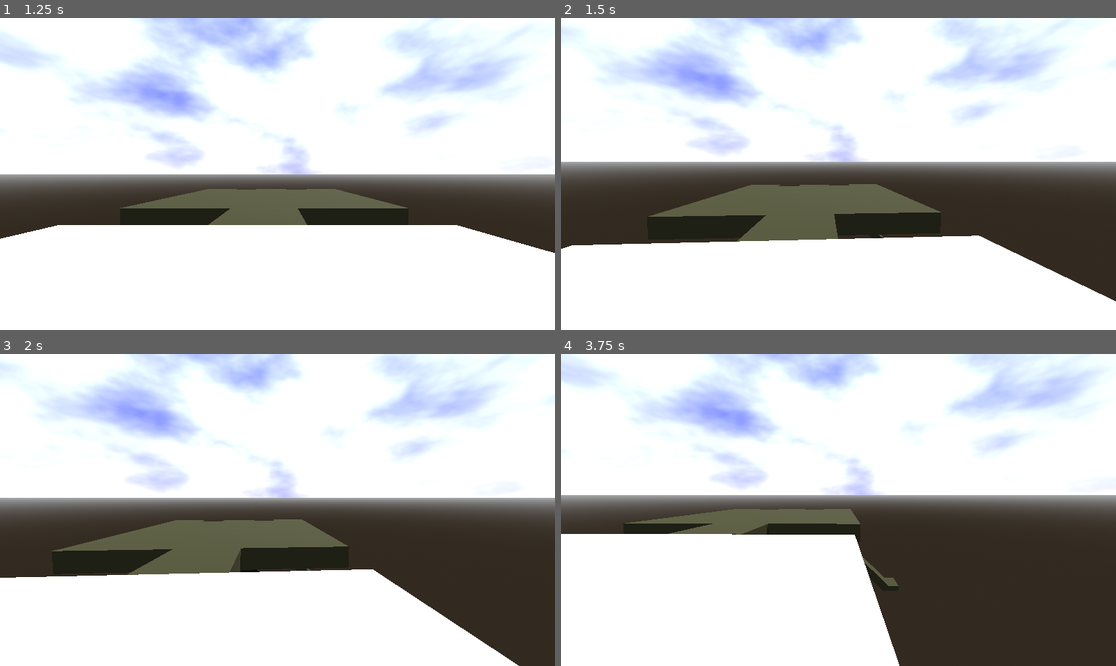
Above: before the commit, frames 1-4 (two rows, left to right).
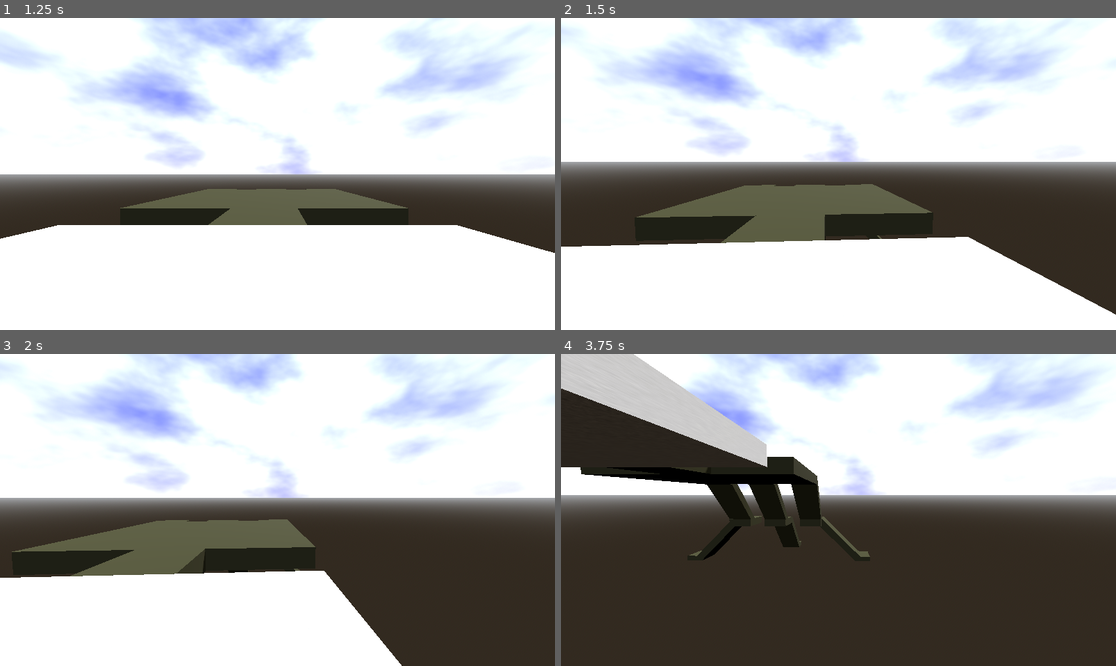
Above: after the commit, the same moments.

Repository: fayotic/the-eye-game-jam
Game: Godot game, scene res://scenes/title.tscn
Two runs of this game, one before a commit and one after it. Both use one fixed random seed, a clock stepped at 60 frames per second and the inputs below.
Inputs (mouse positions are in pixels of both pictures, inside the frame that each line leads up to):
- Up to frame 1 (1.25 s): click "Play" at 0.5 s
- Up to frame 2 (1.5 s): tap Enter (ui_accept) at 1.25 s; move the mouse to (866, 174) at 1.27 s; hold D (move_right) from 1.28 s (still down); tap W (move_front) at 1.35 s
- Up to frame 3 (2 s): keep holding D (move_right); tap Enter (ui_accept) at 1.52 s
- Up to frame 4 (3.75 s): move the mouse to (810, 510) at 2.02 s; release D (move_right) at 2.03 s; hold S (move_back) 2.03-2.78 s; tap W (move_front) at 2.1, 2.85, 3.6 s; tap Enter (ui_accept) at 2.27 s; move the mouse to (849, 503) at 2.77 s; hold D (move_right) from 2.78 s (still down); move the mouse to (832, 516) at 3.52 s

Frame 1 is identical in both runs. In frame 2, 1.8% of the frame differs, in the area x 0-100%, y 53-96%; in frame 3, 7.0%; in frame 4, 40%, in the area x 0-61%, y 0-100%.

Commit message:
Enhance map looper with room management features
Added support for limiting the number of active rooms, specifying an initial room, and managing additional nodes to remove when rooms are cycled. Increased player speed from 5.0 to 9.0. Updated scene files to configure new map looper properties.

Diff:
--- a/components/map looper/map_looper.gd
+++ b/components/map looper/map_looper.gd
@@ -1,4 +1,9 @@
 extends Node3D
+
+@export var max_rooms_at_once: int = 2
+
+@export var initial_room: Node3D
+@export var remove_additional_nodes: Array[Node3D] = []
 
 var rooms = [
 	preload("uid://c4s8vbkjxxqpw"),
@@ -6,15 +11,35 @@
 	preload("uid://dhmte4obd35yt")
 ]
 
-var created_rooms = []
+var created_rooms: Array[Node3D] = []
 
 func _ready() -> void:
 	await get_tree().process_frame
 	EventBus.room_created.connect(create_room)
 
+	#The current set up requires a starting room to create others so it requires an initial room
+	if initial_room:
+		created_rooms.append(initial_room)
+
+#Creates a room with a given rotation and position, value recieved from EventBus.room_created
+#And Eventbus.room created is called from the room script itself
 func create_room(rot: float, pos: Vector3) -> void:
 	var room = rooms.pick_random().instantiate()
 	created_rooms.append(room)
 	add_child(room)
 	room.global_rotation_degrees.y = rot
 	room.global_position = pos
+	if created_rooms.size() > max_rooms_at_once: #If we're at the room limit, remove older ones.
+		created_rooms[0].queue_free()
+		created_rooms.remove_at(0)
+	while remove_additional_nodes.size() > 0: #If there's anything we want to remove extra, remove.
+		remove_additional_nodes[0].queue_free()
+		remove_additional_nodes.remove_at(0)
+
+#Adds a node to the list of nodes to be removed upon removal of a room
+func add_exit_removals(object: Node) -> void:
+	remove_additional_nodes.append(object)
+
+#Removes a room from the remove_additional_nodes array to prevent it from being removed upon exit
+func remove_exit_removals(object: Node) -> void:
+	remove_additional_nodes.erase(object)
--- a/components/map looper/map_looper.tscn
+++ b/components/map looper/map_looper.tscn
@@ -3,7 +3,8 @@
 [ext_resource type="Script" uid="uid://c0g51yhr70a8v" path="res://components/map looper/map_looper.gd" id="1_ksop3"]
 [ext_resource type="PackedScene" uid="uid://c4s8vbkjxxqpw" path="res://components/map looper/rooms/room_a.tscn" id="2_kqsup"]
 
-[node name="MapLooper" type="Node3D"]
+[node name="MapLooper" type="Node3D" node_paths=PackedStringArray("initial_room")]
 script = ExtResource("1_ksop3")
+initial_room = NodePath("RoomA")
 
 [node name="RoomA" parent="." instance=ExtResource("2_kqsup")]
--- a/components/player/player.gd
+++ b/components/player/player.gd
@@ -1,6 +1,6 @@
 extends CharacterBody3D
 
-const SPEED = 5.0
+const SPEED = 9.0
 const JUMP_VELOCITY = 4.5
 const SENSITIVITY = 0.001
 
--- a/scenes/world.tscn
+++ b/scenes/world.tscn
@@ -49,8 +49,9 @@
 size = Vector3(12, 1, 12)
 material = SubResource("StandardMaterial3D_4wyf3")
 
-[node name="MapLooper" parent="Map" instance=ExtResource("1_rwgxs")]
+[node name="MapLooper" parent="Map" node_paths=PackedStringArray("remove_additional_nodes") instance=ExtResource("1_rwgxs")]
 transform = Transform3D(1, 0, 0, 0, 1, 0, 0, 0, 1, 0, 0.49994373, -5.998814)
+remove_additional_nodes = [NodePath("../CSGBox3D")]
 
 [node name="Enviroment" type="Node3D" parent="."]
 
